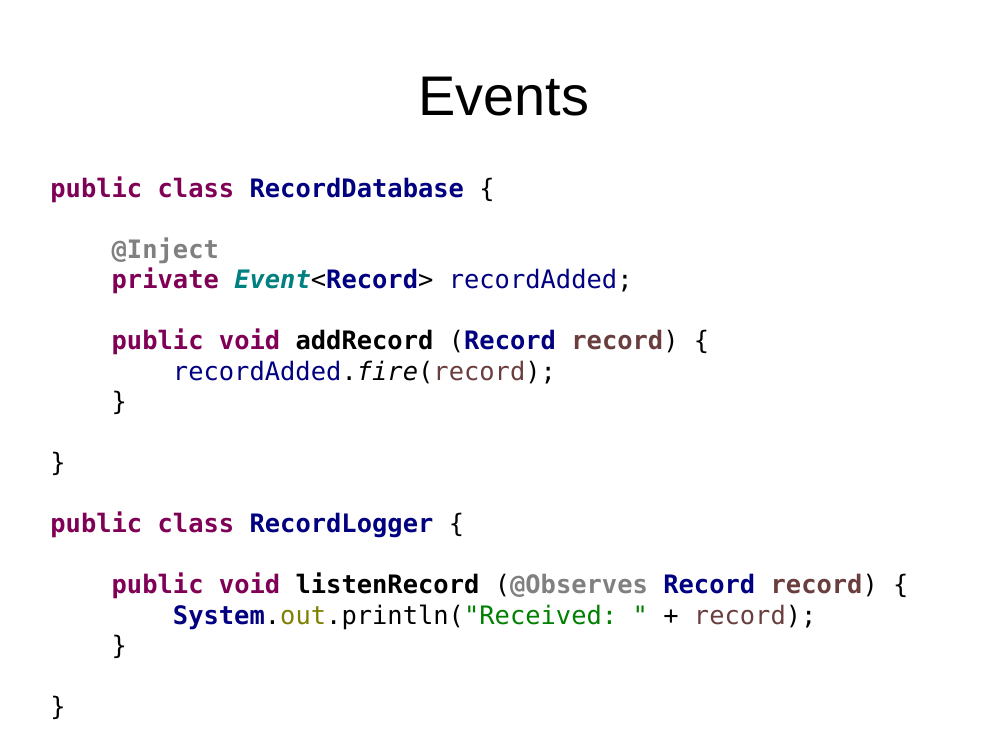
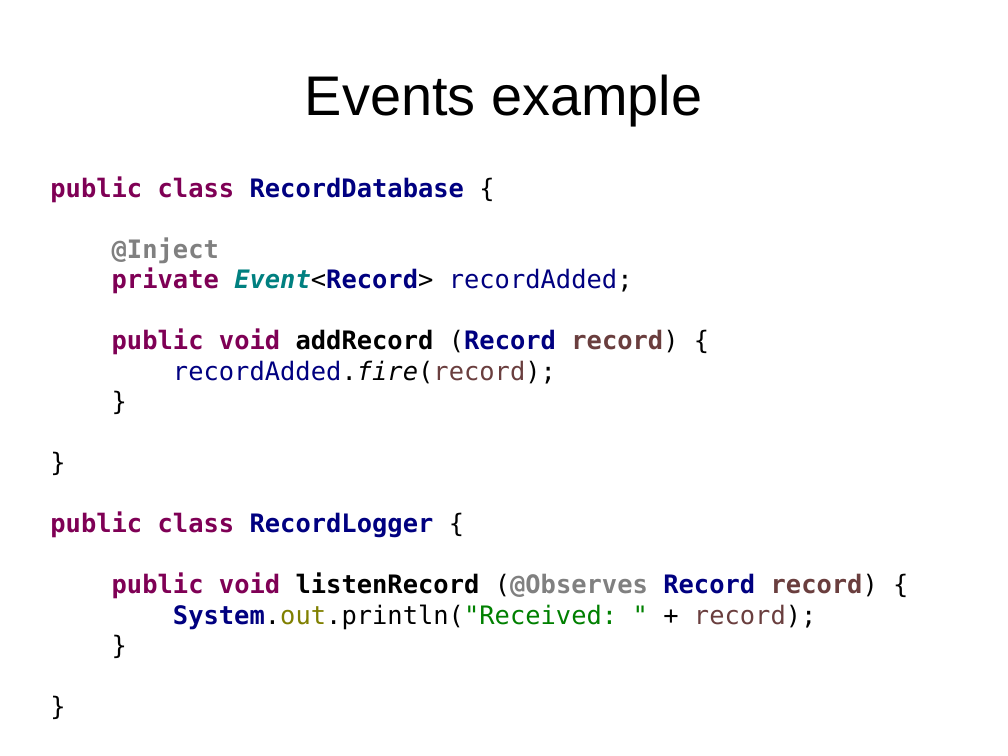
Before and after one commit to FrigoCoder/CDI, a slide deck: slide 92 of CDI.odp (slide 91 before the commit). Drawn at 1008x756 pixels with LibreOffice and Linux fonts; fonts in the diff are those of the drawing. Boxes give left, top, right and bottom in pixels: in the first picture for what was removed or moved away, otherwise in the second. Text is boxed around its words. In the diff, an @@ line names an element or a change of style, - is before the commit and + after.

Commit message:
Async events

```diff
--- a/CDI.odp
+++ b/CDI.odp
@@ title at <box>305,74,702,125</box>: text changed @@
-Events
+Events example
```
Also in this commit, not shown: 1 other slide changed, 1 slide added.
